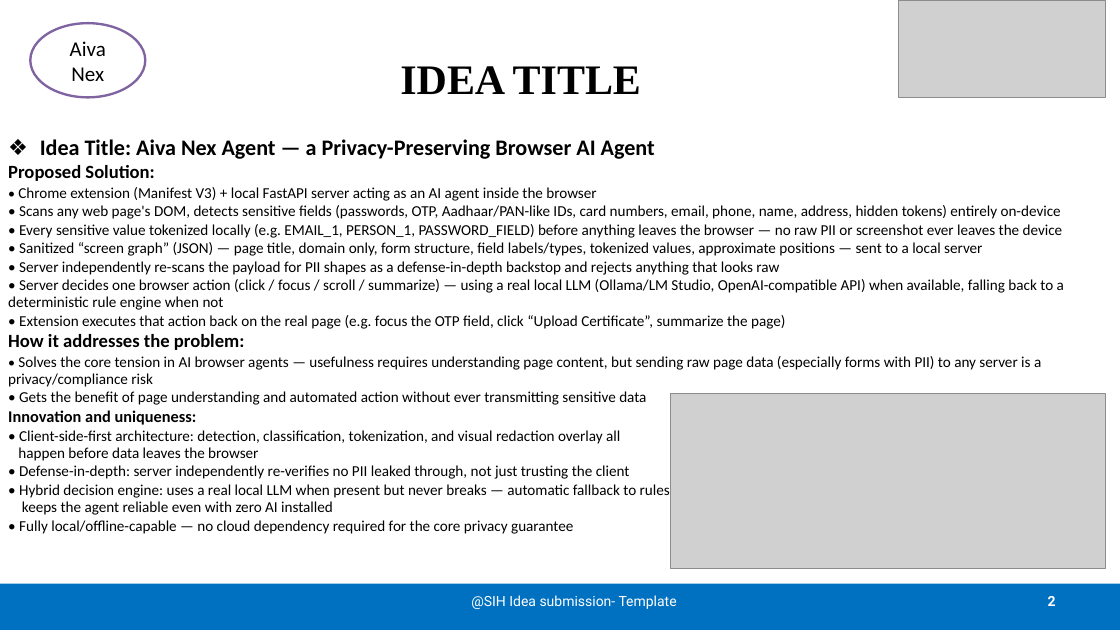
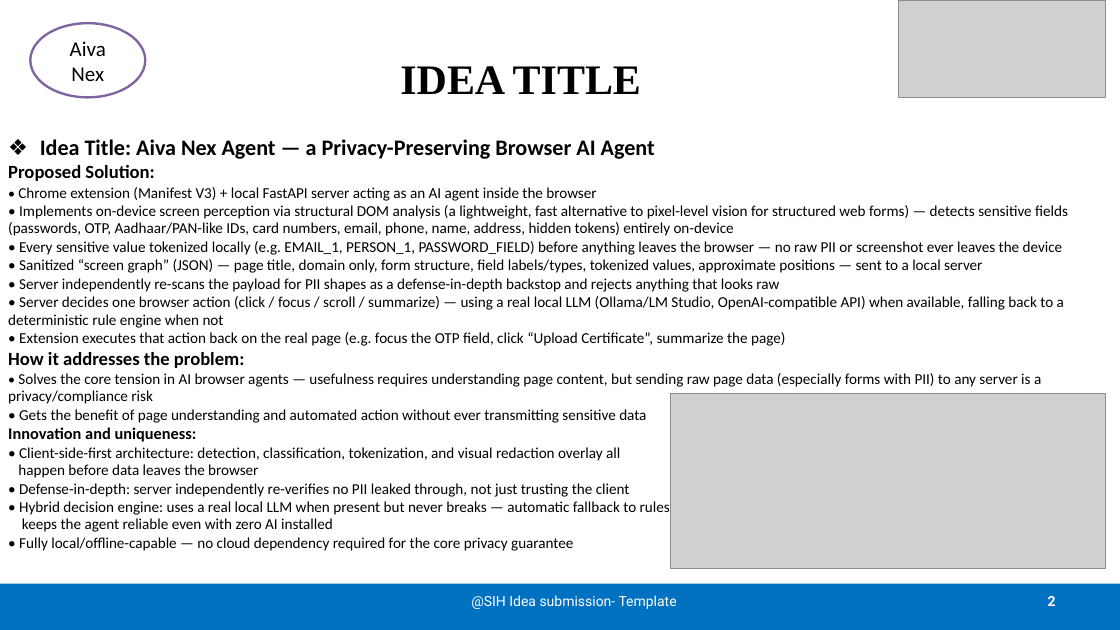
Before and after one commit to Jothik1506-ai/AIVA-NEX, a slide deck: slide 2 of Final SIH 2026 (1).pptx. Drawn at 1120x630 pixels with LibreOffice and Linux fonts; fonts in the diff are those of the drawing; grey boxes stand for pictures. Boxes give left, top, right and bottom in pixels: in the first picture for what was removed or moved away, otherwise in the second. Text is boxed around its words. In the diff, an @@ line names an element or a change of style, - is before the commit and + after.

```diff
--- a/Final SIH 2026 (1).pptx
+++ b/Final SIH 2026 (1).pptx
@@ text at bbox=[8, 205, 1068, 236]: text changed @@
-• Scans any web page's DOM, detects sensitive fields (passwords, OTP, Aadhaar/PAN-like IDs, card numbers, email, phone, name, address, hidden tokens) entirely on-device
+• Implements on-device screen perception via structural DOM analysis (a lightweight, fast alternative to pixel-level vision for structured web forms) — detects sensitive fields (passwords, OTP, Aadhaar/PAN-like IDs, card numbers, email, phone, name, address, hidden tokens) entirely on-device
```
Also in this commit, not shown: 3 other slides changed.
